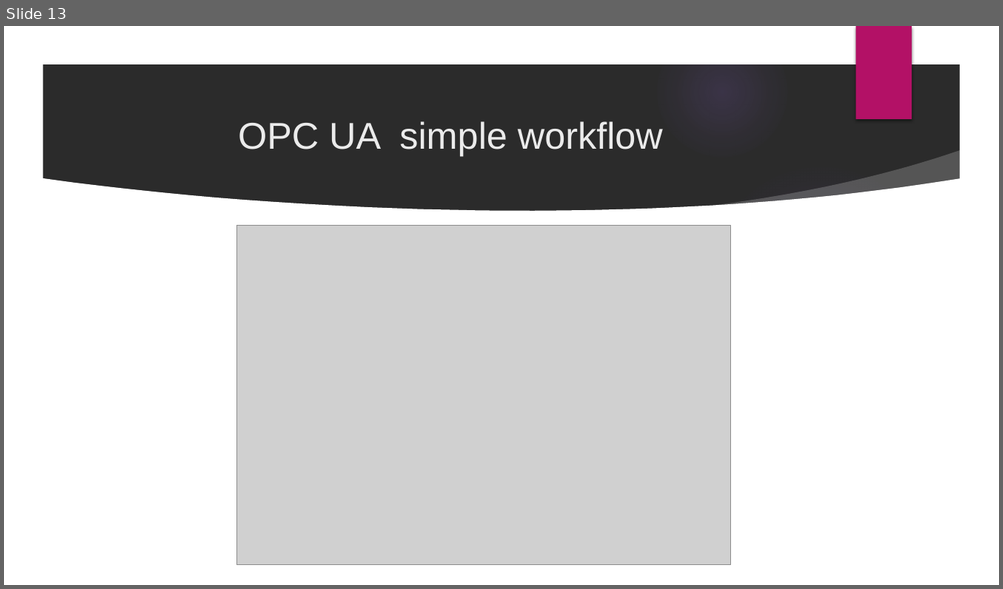
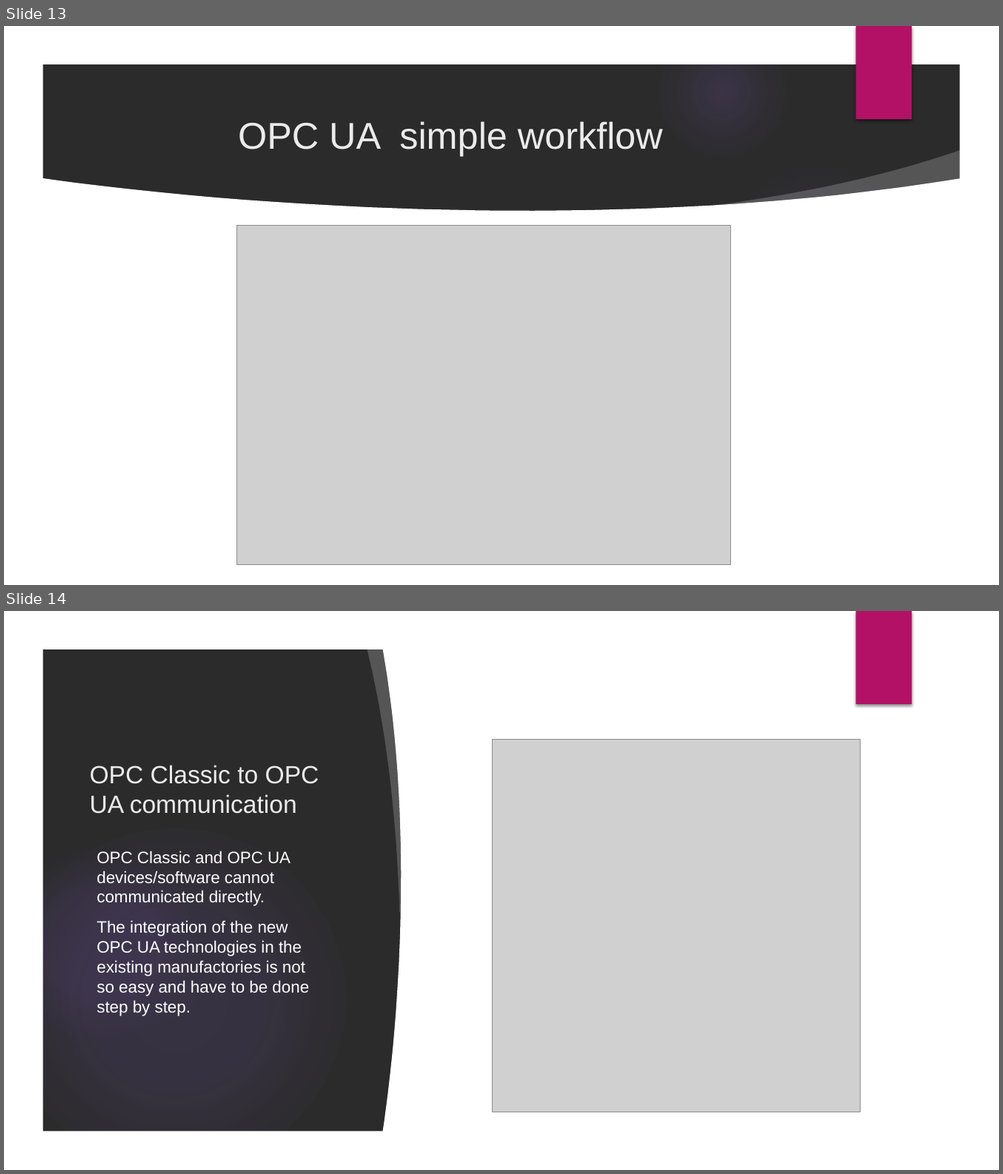
Before and after one commit to velizar92/TSK_Presentations, a slide deck: OPC UA and Industry 4.0.pptx. Shown one above the other, each under a label of ours: slide 13 before the commit, slides 13 and 14 after it. The pictures are 1003x589 and 1003x1174 pixels, drawn with LibreOffice and Linux fonts; fonts in the diff are those of the drawing; grey boxes stand for pictures; background and template pictures are left out; a plain dark background stands for a picture behind light text. Boxes give left, top, right and bottom in pixels: in the first picture for what was removed or moved away, otherwise in the second. Text is boxed around its words. In the diff, an @@ line names an element or a change of style, - is before the commit and + after.

```diff
--- a/OPC UA and Industry 4.0.pptx
+++ b/OPC UA and Industry 4.0.pptx
@@ slide 14 added at (4, 611, 999, 1170), background picture (left out); not listed: 6 template elements that a slide beside it also shows @@
@@ freeform shape added at (366, 643, 424, 914), fill #FFFFFF at 20% opacity @@
@@ freeform shape added at (382, 644, 484, 1137), fill #FFFFFF @@
@@ rectangle added at (470, 644, 965, 1138), fill #FFFFFF @@
@@ picture added at (492, 740, 859, 1113) @@
@@ title added at (90, 765, 319, 814), 24 pt, text #EBEBEB @@
+OPC Classic to OPC UA communication
@@ text added at (96, 851, 309, 1017), 16 pt, text #FFFFFF @@
+OPC Classic and OPC UA devices/software cannot communicated directly.
+The integration of the new OPC UA technologies in the existing manufactories is not so easy and have to be done step by step.
```
Also in this commit, not shown: 3 slides changed, 1 other slide added.
